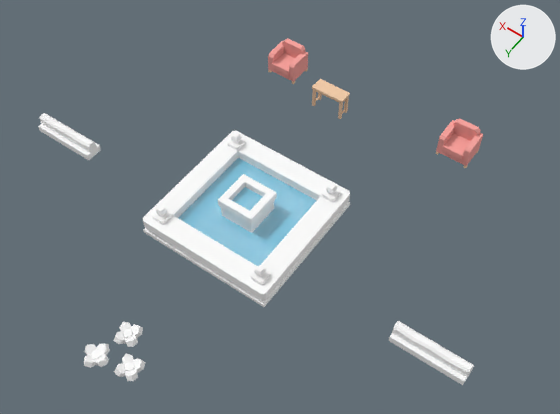
An edit to the glTF model models/combinations/combo-quiet-garden.glb, drawn before and after from the same camera.
One viewpoint serves both versions: a 50 mm camera at (-4.06, 4.95, 8.41) aimed at (-0.4, -0.18, 0.36). Lighting does not change. The marker at upper right points along +X, +Y and +Z. The first picture is the older version. Where no turn or scale is listed for an object, it has been applied to the vertices.

Objects in the first picture: 'asset-014_0', 'asset-014_1', 'asset-029_4', 'asset-029_5', 'asset-029_6', 'asset-029_7', 'asset-030_8', 'asset-052_10', 'asset-053_2', 'asset-053_3'.
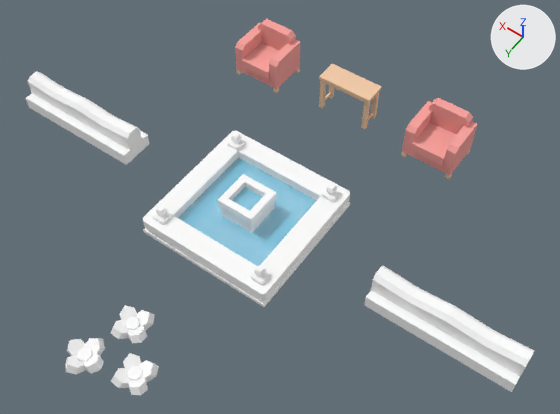
Location of each change, (x1, y1, x2, y2) in pixels of the pictures (560 x 414 px):
'01_asset-053__mesh_00', added
    after: (364, 266, 534, 392)
'02_asset-053__mesh_00', added
    after: (26, 72, 149, 165)
'03_asset-029__mesh_00', added (pink)
    after: (402, 98, 478, 175)
'06_asset-052__mesh_00', added
    after: (65, 306, 159, 396)
'04_asset-029__mesh_00', added (pink)
    after: (235, 19, 300, 89)
'asset-053_2', deleted
    before: (389, 321, 474, 385)
'05_asset-030__mesh_00', added (beige)
    after: (319, 64, 382, 129)
'asset-052_10', deleted
    before: (84, 322, 146, 381)
'asset-029_4', deleted (pink)
    before: (436, 118, 483, 166)
'asset-029_6', deleted (pink)
    before: (268, 38, 308, 82)
'asset-053_3', deleted
    before: (38, 113, 101, 160)
'asset-030_8', deleted (beige)
    before: (312, 79, 350, 119)
'04_asset-029__mesh_01', added
    after: (236, 67, 300, 93)
'03_asset-029__mesh_01', added
    after: (401, 150, 470, 179)
'asset-029_7', deleted
    before: (268, 68, 308, 84)

What changed in the scene script:
```text
Remove ob_asset_053_2:
    ob_asset_053_2 = bpy.data.objects.new('asset-053_2', me_hedge)
Remove ob_asset_053_3:
    ob_asset_053_3 = bpy.data.objects.new('asset-053_3', me_hedge_1)
Remove ob_asset_029_4:
    ob_asset_029_4 = bpy.data.objects.new('asset-029_4', me_mesh_loungechair)
Remove ob_asset_029_5:
    ob_asset_029_5 = bpy.data.objects.new('asset-029_5', me_mesh_loungechair_1)
Remove ob_asset_029_6:
    ob_asset_029_6 = bpy.data.objects.new('asset-029_6', me_mesh_loungechair_2)
Remove ob_asset_029_7:
    ob_asset_029_7 = bpy.data.objects.new('asset-029_7', me_mesh_loungechair_3)
Remove ob_asset_030_8:
    ob_asset_030_8 = bpy.data.objects.new('asset-030_8', me_mesh_sidetable)
Remove ob_asset_052_10:
    ob_asset_052_10 = bpy.data.objects.new('asset-052_10', me_flowers)
Add ob_06_asset_052__mesh_00:
    ob_06_asset_052__mesh_00 = bpy.data.objects.new('06_asset-052__mesh_00', me_06_asset_052__geom_00)  # 144 vertices, 264 faces; spans x -0.582..0.582, y -0.589..0.589, z 0.0..0.206; in mat_colormap (white #ffffff)
    ob_06_asset_052__mesh_00.location = (0.0, 2.5, 0.0)
Add ob_05_asset_030__mesh_00:
    ob_05_asset_030__mesh_00 = bpy.data.objects.new('05_asset-030__mesh_00', me_05_asset_030__geom_00)  # 56 vertices, 116 faces; spans x -0.428..0.428, y -0.176..0.176, z 0.0..0.615; in mat_wood (beige #f3cba8)
    ob_05_asset_030__mesh_00.location = (0.0, -2.5, 0.0)
Add ob_04_asset_029__mesh_01:
    ob_04_asset_029__mesh_01 = bpy.data.objects.new('04_asset-029__mesh_01', me_04_asset_029__geom_01)  # 32 vertices, 40 faces; spans x -0.392..0.392, y -0.328..0.296, z 0.0..0.08; in mat_wood (beige #f3cba8)
    ob_04_asset_029__mesh_01.location = (1.5, -2.5, 0.0)
Add ob_04_asset_029__mesh_00:
    ob_04_asset_029__mesh_00 = bpy.data.objects.new('04_asset-029__mesh_00', me_04_asset_029__geom_00)  # 50 vertices, 88 faces; spans x -0.392..0.392, y -0.328..0.328, z 0.08..0.736; in mat_carpet (pink #f9a49e)
    ob_04_asset_029__mesh_00.location = (1.5, -2.5, 0.0)
Add ob_03_asset_029__mesh_01:
    ob_03_asset_029__mesh_01 = bpy.data.objects.new('03_asset-029__mesh_01', me_04_asset_029__geom_01.copy())
    ob_03_asset_029__mesh_01.location = (-1.5, -2.5, 0.0)
Add ob_03_asset_029__mesh_00:
    ob_03_asset_029__mesh_00 = bpy.data.objects.new('03_asset-029__mesh_00', me_04_asset_029__geom_00.copy())
    ob_03_asset_029__mesh_00.location = (-1.5, -2.5, 0.0)
Add ob_02_asset_053__mesh_00:
    ob_02_asset_053__mesh_00 = bpy.data.objects.new('02_asset-053__mesh_00', me_02_asset_053__geom_00)  # 32 vertices, 54 faces; spans x -1.0..1.0, y -0.25..0.25, z 0.0..0.5; in mat_colormap (white #ffffff)
    ob_02_asset_053__mesh_00.location = (3.0, 0.0, 0.0)
Add ob_01_asset_053__mesh_00:
    ob_01_asset_053__mesh_00 = bpy.data.objects.new('01_asset-053__mesh_00', me_02_asset_053__geom_00.copy())
    ob_01_asset_053__mesh_00.location = (-3.0, 0.0, 0.0)
```
